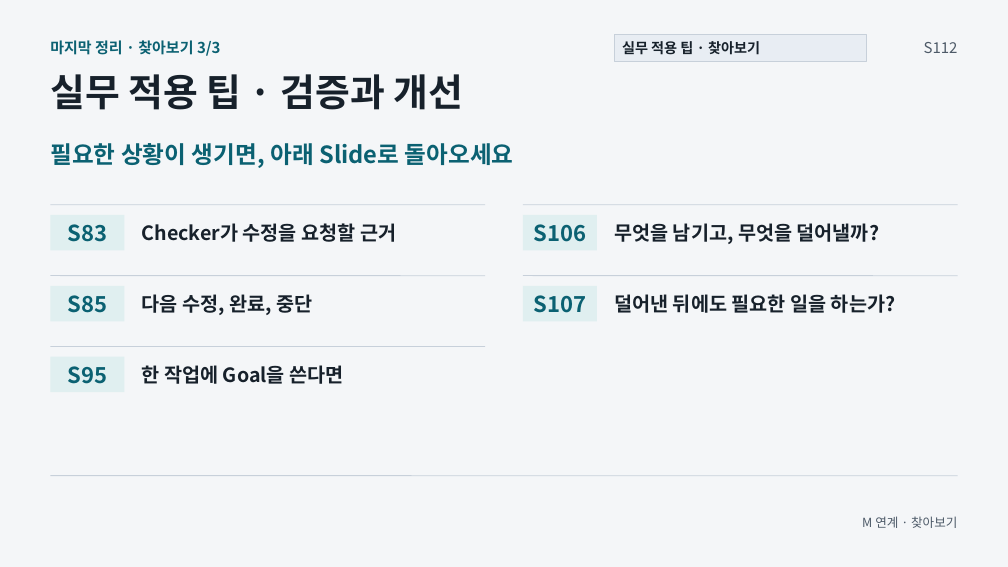
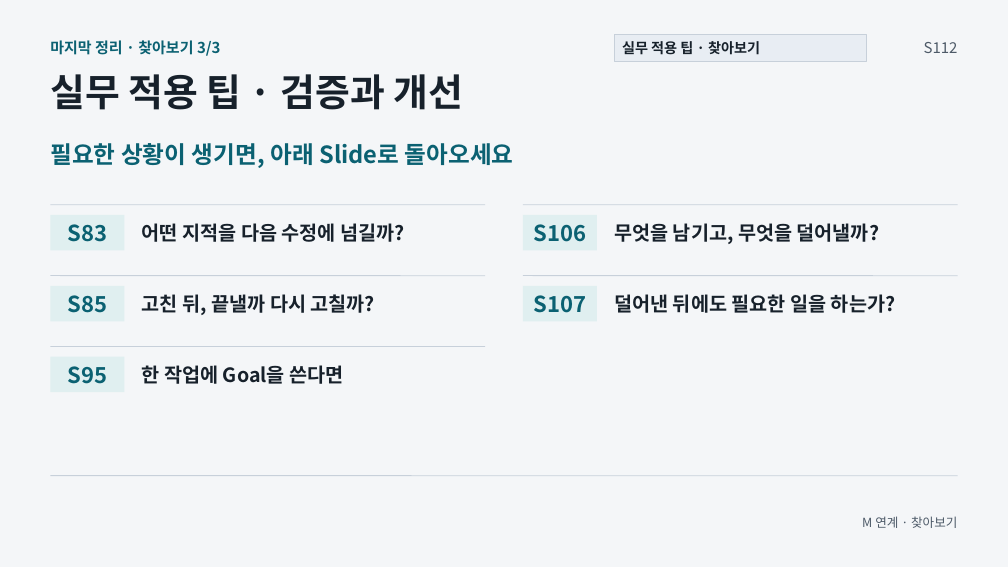
Before and after one commit to GideokKim/ai-dev-training, a slide deck: slide 15 of production/ACT_5.pptx. Drawn at 1008x567 pixels with LibreOffice and Linux fonts; fonts in the diff are those of the drawing. Boxes give left, top, right and bottom in pixels: in the first picture for what was removed or moved away, otherwise in the second. Text is boxed around its words. In the diff, an @@ line names an element or a change of style, - is before the commit and + after.

```diff
--- a/production/ACT_5.pptx
+++ b/production/ACT_5.pptx
@@ text at [142,223,404,242]: text changed @@
-Checker가 수정을 요청할 근거
+어떤 지적을 다음 수정에 넘길까?
@@ text at [142,294,375,315]: text changed @@
-다음 수정, 완료, 중단
+고친 뒤, 끝낼까 다시 고칠까?
```
Also in this commit, not shown: 39 other files.
